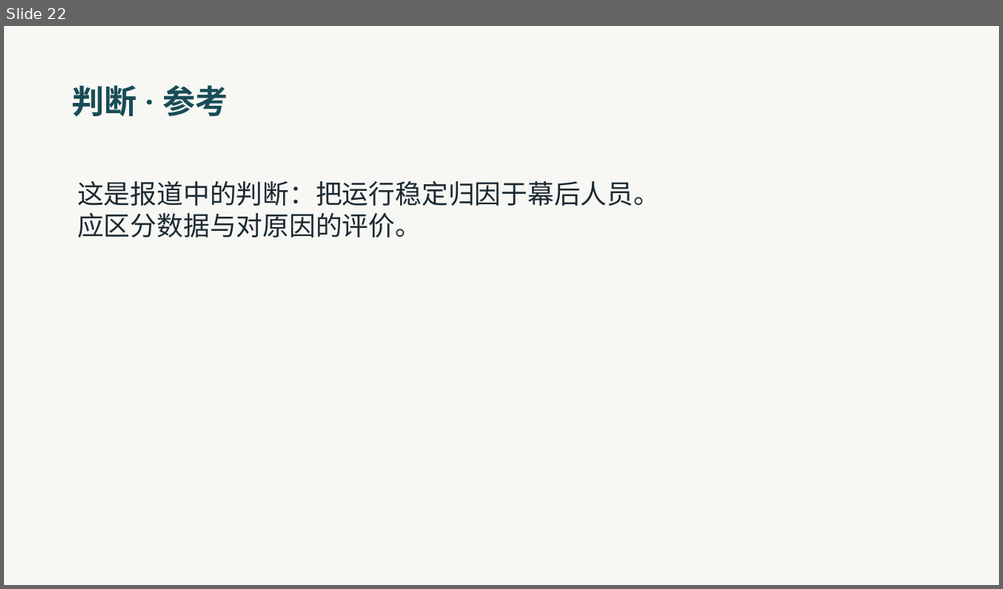
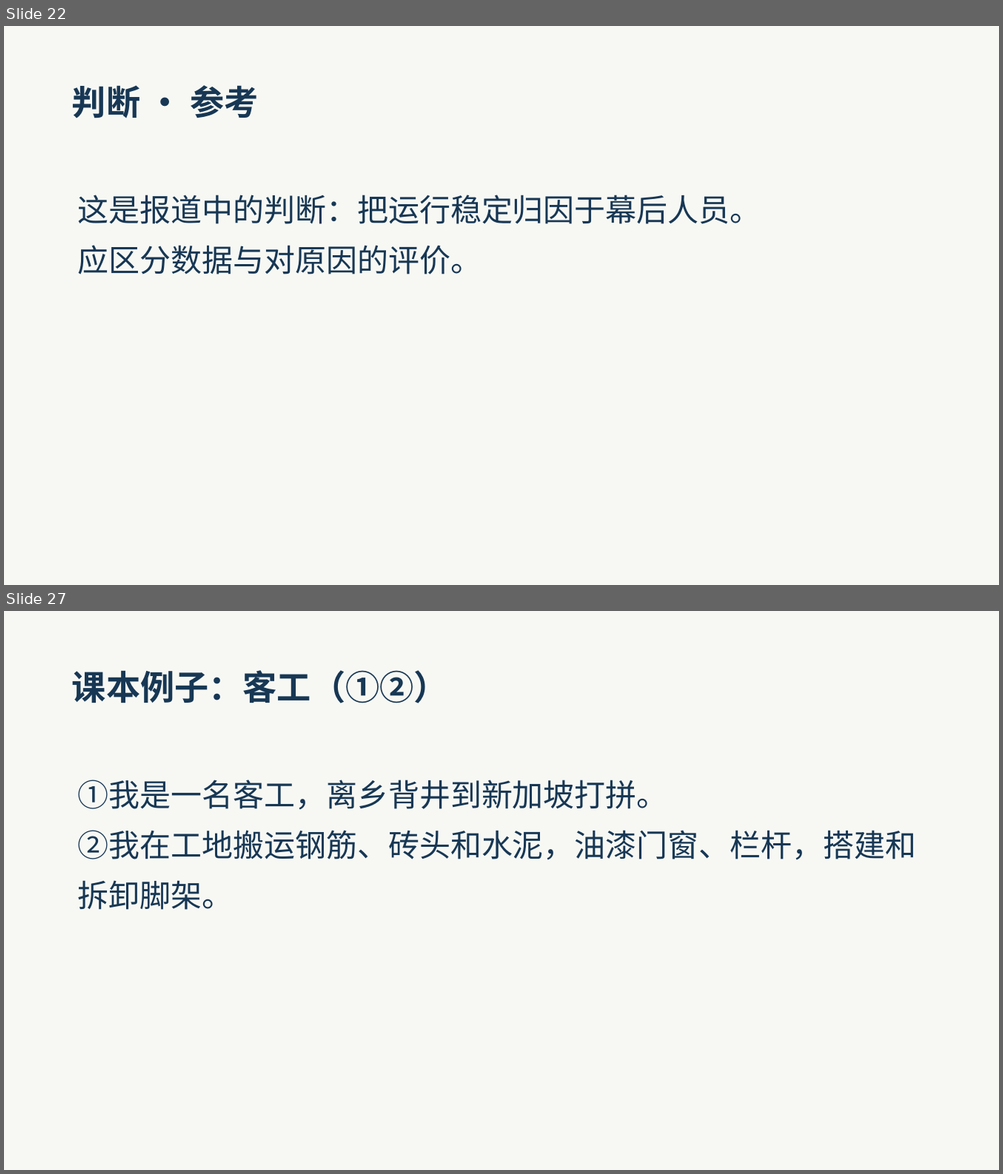
Before and after one commit to lf9675/huawentong-home, a slide deck: du/textbook/1hcl/unit6/shicheng-xuexi/teacher-slides.pptx. Shown one above the other, each under a label of ours: slide 22 before the commit, slides 22 and 27 after it; the slides between them are not shown. The pictures are 1003x589 and 1003x1174 pixels, drawn with LibreOffice and Linux fonts; fonts in the diff are those of the drawing. Boxes give left, top, right and bottom in pixels: in the first picture for what was removed or moved away, otherwise in the second. Text is boxed around its words. In the diff, an @@ line names an element or a change of style, - is before the commit and + after.

```diff
--- a/du/textbook/1hcl/unit6/shicheng-xuexi/teacher-slides.pptx
+++ b/du/textbook/1hcl/unit6/shicheng-xuexi/teacher-slides.pptx
@@ slide 27 added at bbox=[4, 611, 999, 1170], background #F7F8F4 @@
@@ text added at bbox=[72, 670, 448, 703], 33 pt, text #173754, bold @@
+课本例子：客工（①②）
@@ text added at bbox=[77, 780, 916, 910], 30 pt, text #173754 @@
+①我是一名客工，离乡背井到新加坡打拼。
+②我在工地搬运钢筋、砖头和水泥，油漆门窗、栏杆，搭建和拆卸脚架。
@@ slide 22 changed as well @@
@@ text "判断 · 参考" at bbox=[72, 85, 258, 118]: size 31.5 to 33 pt, font Roboto to Noto Sans CJK SC, text colour #184C56 to #173754 @@
@@ text "这是报道中的判断：把运行稳定归因于幕后人员。" at bbox=[77, 195, 761, 275]: size 25.5 to 30 pt, text colour #1B2931 to #173754; line spacing 1 to 1.35 @@
```
Also in this commit, not shown: 26 other slides changed, 5 other slides added, 1 slide removed, 16 other files.
